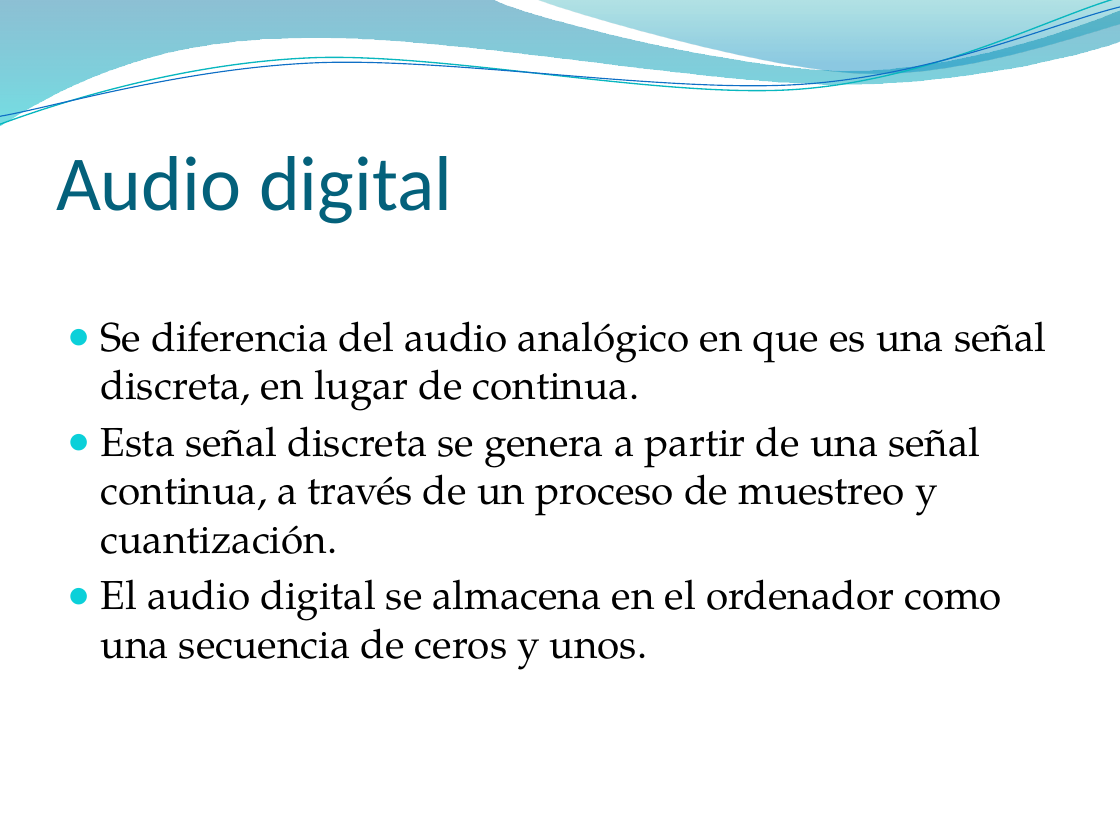
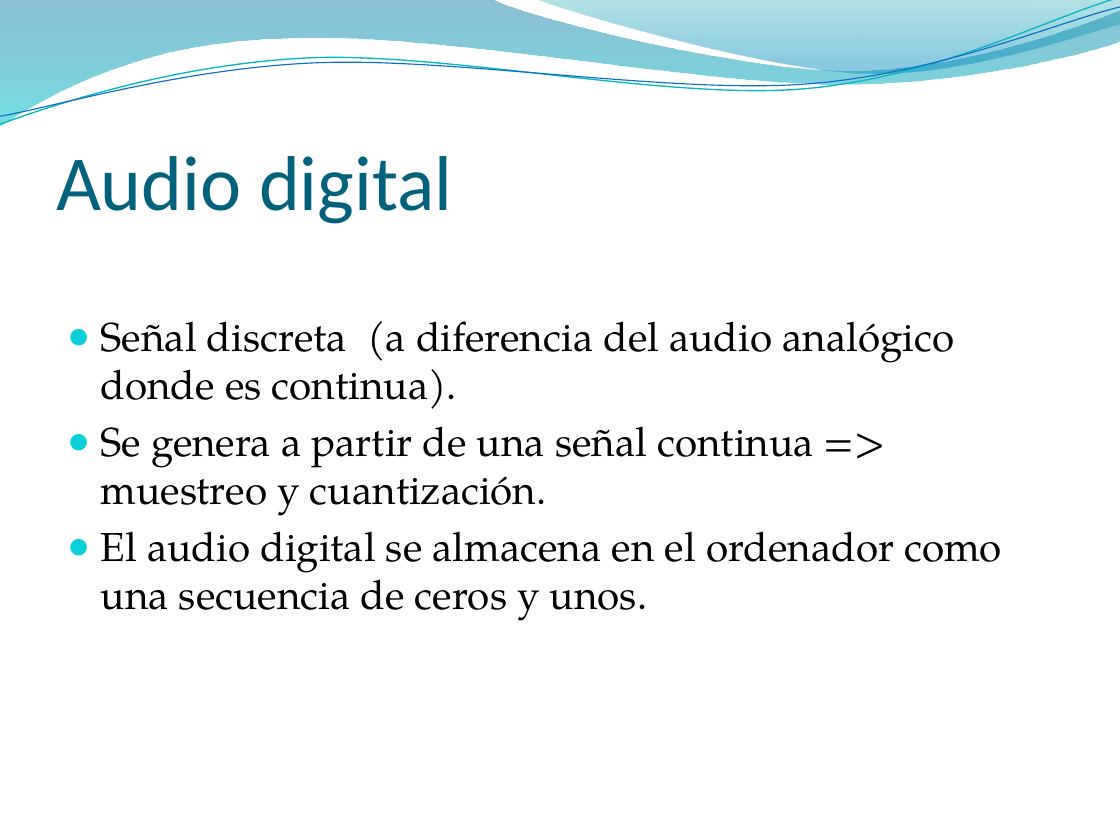
Before and after one commit to pasruiben/esteganografia-criptografia, a slide deck: slide 8 of doc/Ocultar datos en archivos de sonido.pptx (slide 7 before the commit). Drawn at 1120x840 pixels with LibreOffice and Linux fonts; fonts in the diff are those of the drawing; background and template pictures are left out. Boxes give left, top, right and bottom in pixels: in the first picture for what was removed or moved away, otherwise in the second. Text is boxed around its words. In the diff, an @@ line names an element or a change of style, - is before the commit and + after.

```diff
--- a/doc/Ocultar datos en archivos de sonido.pptx
+++ b/doc/Ocultar datos en archivos de sonido.pptx
@@ text at (101, 321, 954, 516): text changed @@
-● Se diferencia del audio analógico en que es una señal discreta, en lugar de continua.
-● Esta señal discreta se genera a partir de una señal continua, a través de un proceso de muestreo y cuantización.
+● Señal discreta (a diferencia del audio analógico donde es continua).
+● Se genera a partir de una señal continua => muestreo y cuantización.
```
Also in this commit, not shown: 6 other slides changed, 12 slides added, 2 slides removed.
